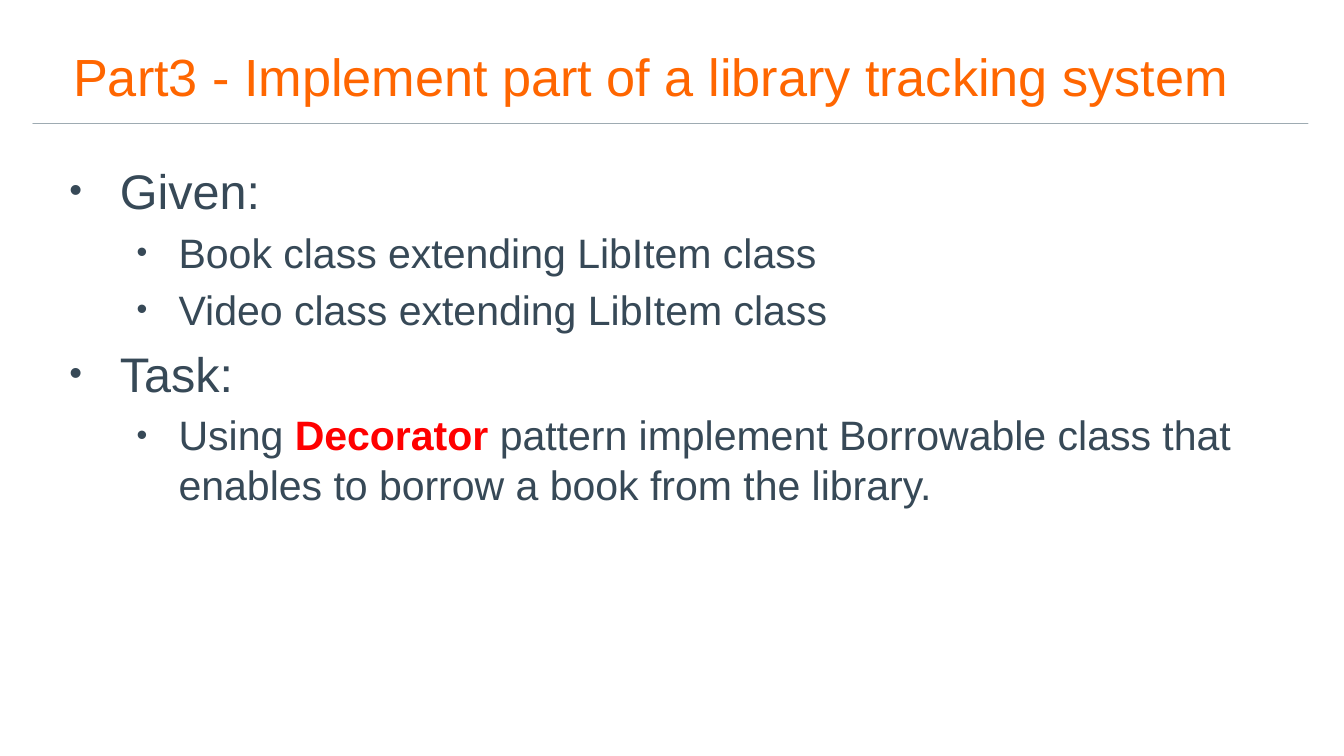
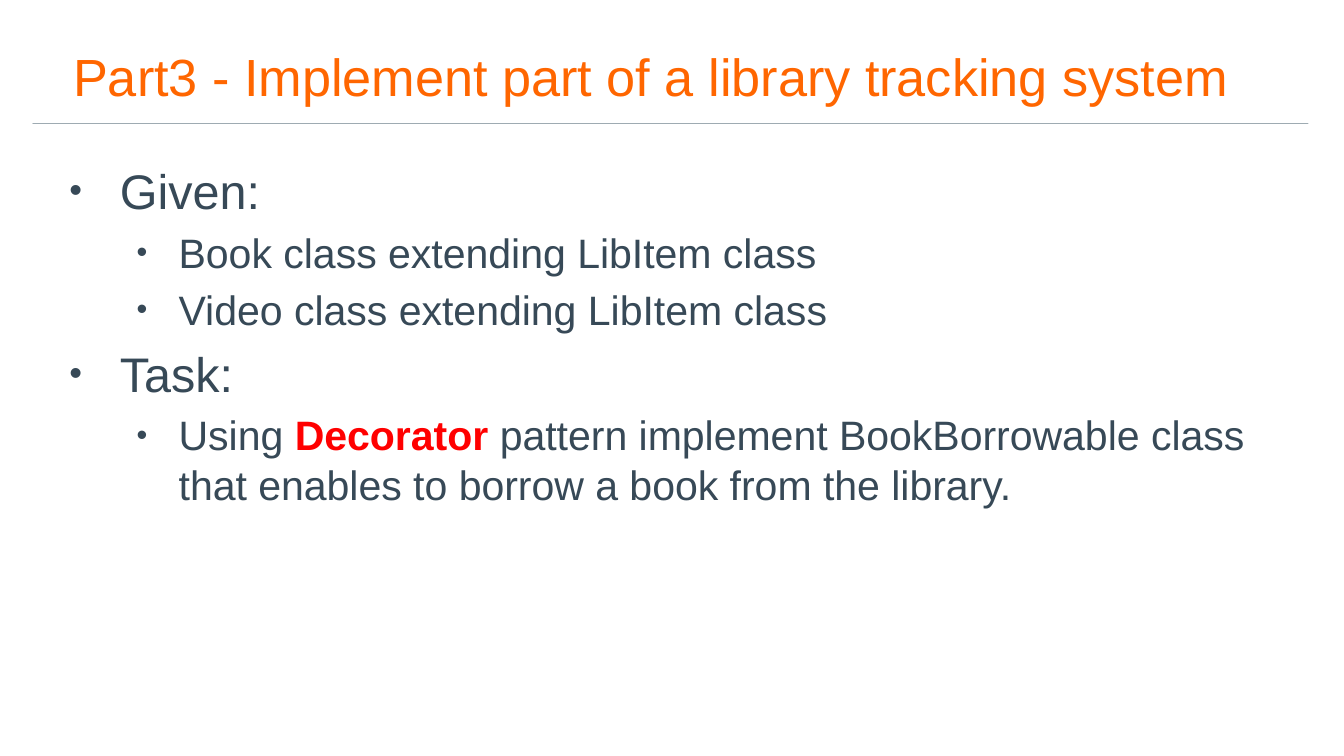
Before and after one commit to PlumpMath/DesignPatterns-230, a slide deck: slide 19 of Presentation/Design Patterns Official.pptx. Drawn at 1344x756 pixels with LibreOffice and Linux fonts; fonts in the diff are those of the drawing; background and template pictures are left out. Boxes give left, top, right and bottom in pixels: in the first picture for what was removed or moved away, otherwise in the second. Text is boxed around its words. In the diff, an @@ line names an element or a change of style, - is before the commit and + after.

Commit message:
borrowable book final , github quck start added

```diff
--- a/Presentation/Design Patterns Official.pptx
+++ b/Presentation/Design Patterns Official.pptx
@@ text at (x1=179, y1=420, x2=1244, y2=508): text changed @@
-  • Using Decorator pattern implement Borrowable class that enables to borrow a book from the library.
+  • Using Decorator pattern implement BookBorrowable class that enables to borrow a book from the library.
```
Also in this commit, not shown: 1 other slide changed, 7 other files.
